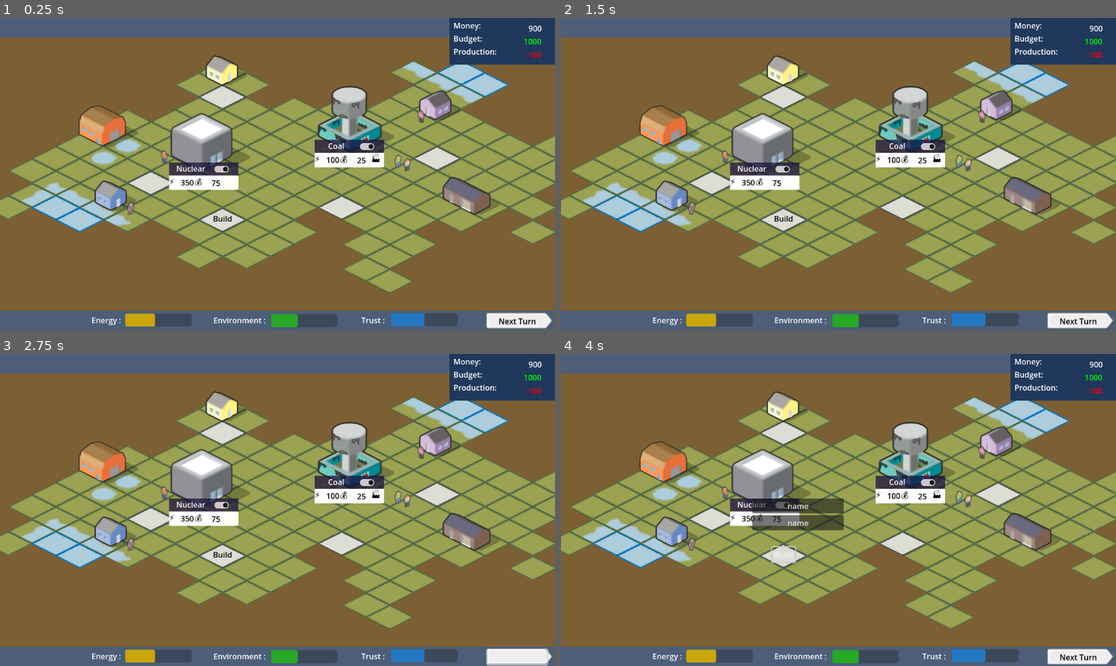
Above: before the commit, frames 1-4 (two rows, left to right).
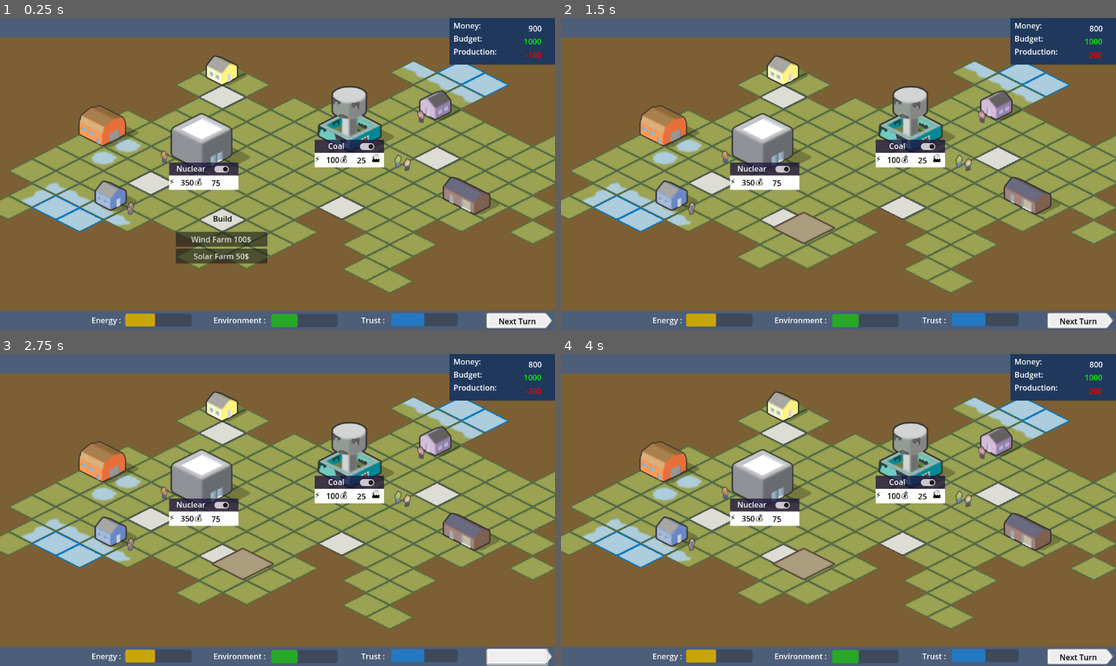
Above: after the commit, the same moments.

Repository: astonedf/SURE_PoC
Game: Godot game, scene res://Scenes/world.tscn
Same seed, same stepped clock (60 frames per second), same inputs: the game is played once before the commit and once after it.
Inputs (mouse positions are in pixels of both pictures, inside the frame that each line leads up to):
- Up to frame 1 (0.25 s): no input
- Up to frame 2 (1.5 s): click (783, 239) at 0.5 s, where only the run after the commit has a clickable "Wind Farm 100$"; click (805, 227) at 1.27 s
- Up to frame 3 (2.75 s): click "Next Turn" at 2 s
- Up to frame 4 (4 s): click "Next Turn" at 2.75 s; click (783, 553) at 3.5 s, where only the run before the commit has a clickable "Build"

The runs differ from the first frame. In frame 1, 1.6% of the frame differs, in the area x 31-49%, y 68-79%; in frame 2, 0.7%; in frame 3, 0.7%; in frame 4, 2.2%, in the area x 34-96%, y 2-73%.

Commit message:
build improve

Diff:
--- a/SURE/Scenes/build_button.gd
+++ b/SURE/Scenes/build_button.gd
@@ -1,6 +1,8 @@
 extends Button
 
 @export var button_list: Array = []
+@onready var Global = get_node("/root/Ui")
+@onready var farm = preload("res://Scenes/farm.tscn")
 # Called when the node enters the scene tree for the first time.
 func _ready():
 	for item in button_list:
@@ -23,5 +25,11 @@
 func _on_pressed():
 	$Control.visible = !$Control.visible
 
-func _on_button_pressed(button):
-	print(button)
+func _on_button_pressed(price):
+	print(price)
+	Global.prod += price
+	Global.update_ui()
+	var instance = farm.instantiate()
+	instance.global_position = global_position
+	get_parent().add_child(instance)
+	queue_free()
--- a/SURE/Scenes/build_button.tscn
+++ b/SURE/Scenes/build_button.tscn
@@ -17,10 +17,10 @@
 button_list = [["name", 100], ["name", 50]]
 
 [node name="Control" type="VBoxContainer" parent="."]
-visible = false
 layout_mode = 0
-offset_left = -41.0
-offset_top = -101.0
-offset_right = 149.0
+offset_left = -73.0
+offset_top = 43.0
+offset_right = 117.0
+offset_bottom = 144.0
 
 [connection signal="pressed" from="." to="." method="_on_pressed"]
--- /dev/null
+++ b/SURE/Scenes/farm.tscn
@@ -0,0 +1,12 @@
+[gd_scene load_steps=3 format=3 uid="uid://bv6g4a4qig48s"]
+
+[ext_resource type="Texture2D" uid="uid://csvtdvdrgbyjn" path="res://Assets/spritesheet.png" id="1_ok7e6"]
+
+[sub_resource type="AtlasTexture" id="AtlasTexture_w5ips"]
+atlas = ExtResource("1_ok7e6")
+region = Rect2(135, 350, 133, 71)
+
+[node name="Farm" type="TextureButton"]
+offset_right = 40.0
+offset_bottom = 40.0
+texture_normal = SubResource("AtlasTexture_w5ips")
--- a/SURE/Scenes/world.tscn
+++ b/SURE/Scenes/world.tscn
@@ -109,6 +109,7 @@
 offset_top = 401.0
 offset_right = 486.0
 offset_bottom = 432.0
+button_list = [["Wind Farm 100$", 100], ["Solar Farm 50$", 50]]
 
 [editable path="Nuclear"]
 [editable path="Coal"]
